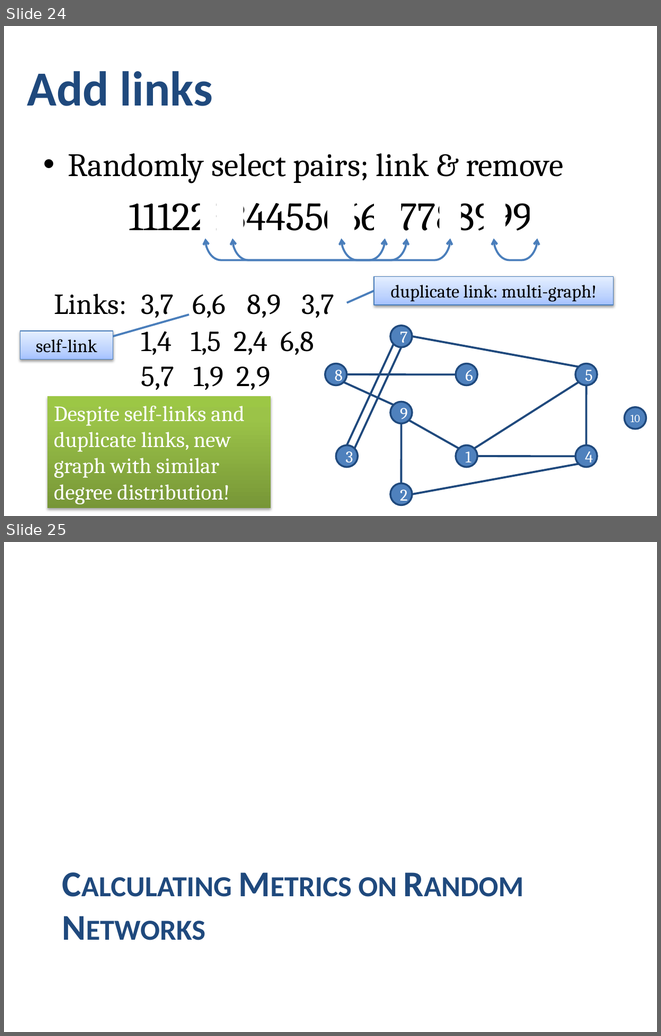
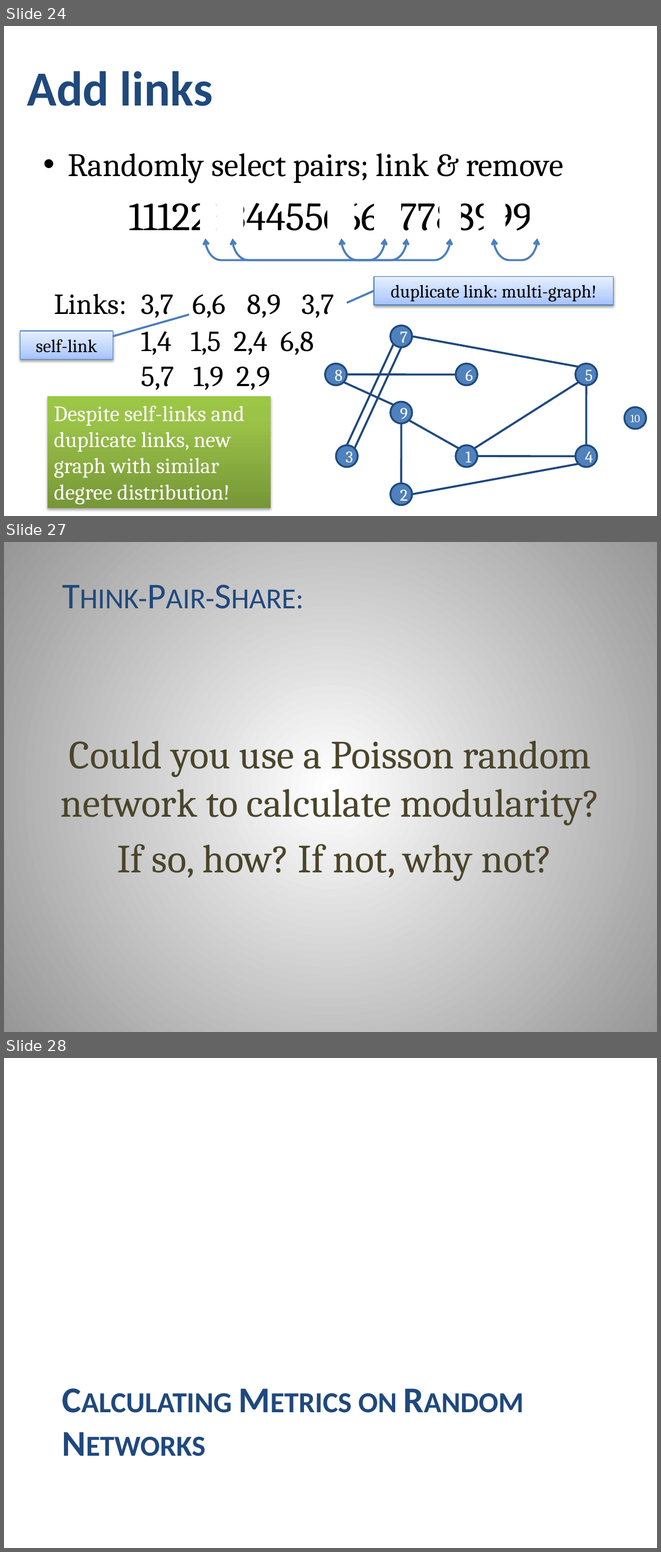
Before and after one commit to dragonstw/socialnets18, a slide deck: resources/06_RandomGraphs.pptx. Shown one above the other, each under a label of ours: slides 24 and 25 before the commit, slides 24, 27 and 28 after it; the slides between them are not shown. The pictures are 661x1036 and 661x1552 pixels, drawn with LibreOffice and Linux fonts; fonts in the diff are those of the drawing. Boxes give left, top, right and bottom in pixels: in the first picture for what was removed or moved away, otherwise in the second. Text is boxed around its words. In the diff, an @@ line names an element or a change of style, - is before the commit and + after.

```diff
--- a/resources/06_RandomGraphs.pptx
+++ b/resources/06_RandomGraphs.pptx
@@ slide 27 added at bbox=[4, 542, 657, 1032], background gradient #FFFFFF to #979797 @@
@@ title added at bbox=[55, 570, 611, 667], 40 pt, text #1F497D, small capitals @@
+Think-Pair-Share:
@@ text added at bbox=[61, 740, 600, 881], 44 pt, text #4A452A @@
+Could you use a Poisson random network to calculate modularity?
+If so, how? If not, why not?
@@ what was slide 25 is now slide 28 @@
```
Also in this commit, not shown: 2 other slides added, 2 other files.
